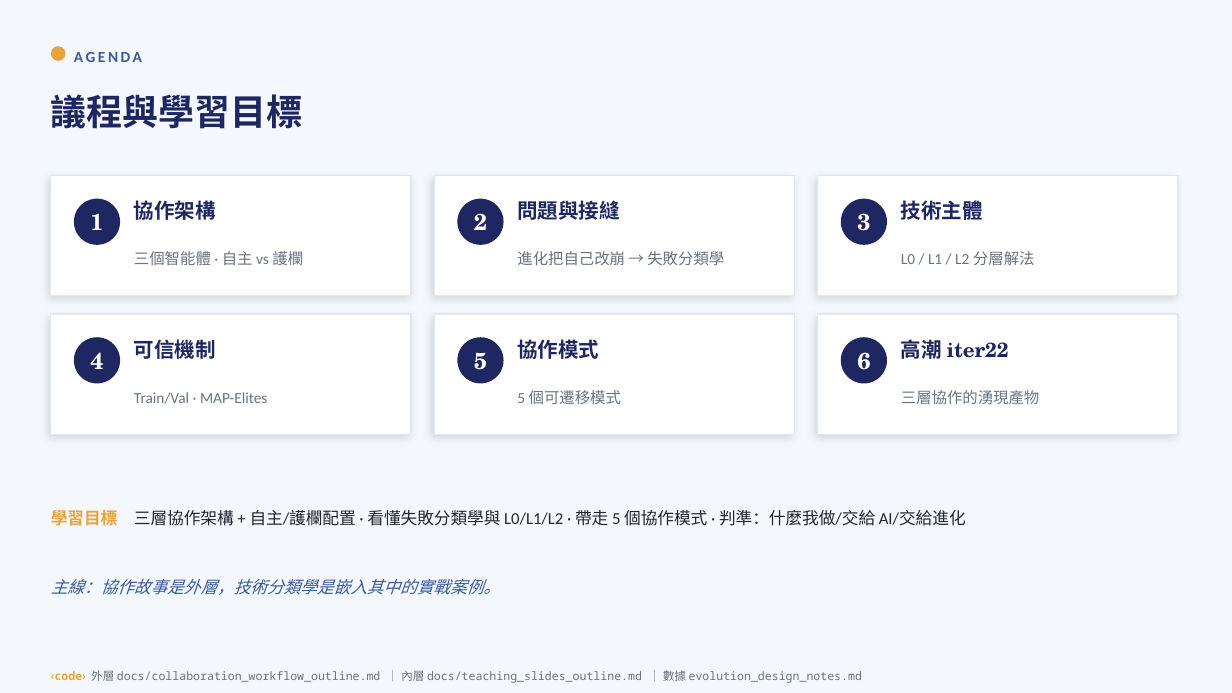
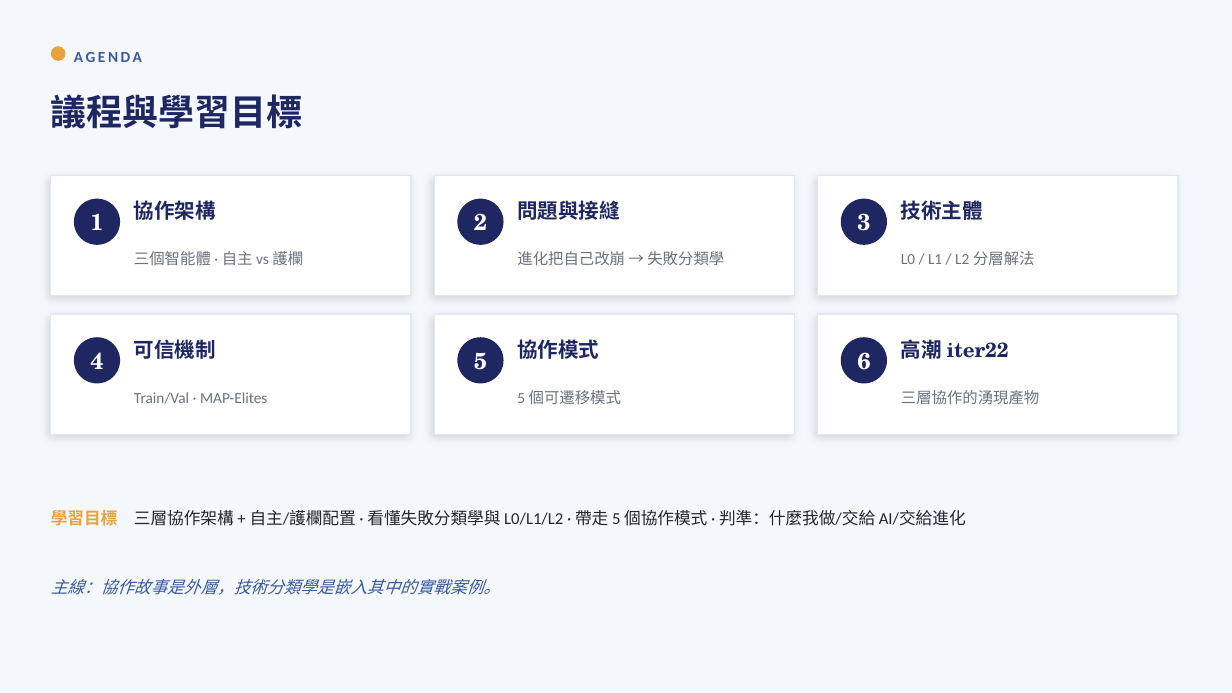
Before and after one commit to yuchieh/AgentSocietyChallenge_OpenEvolve, a slide deck: slide 3 of docs/slides/人AI進化_整合教學投影片.pptx. Drawn at 1232x693 pixels with LibreOffice and Linux fonts; fonts in the diff are those of the drawing. Boxes give left, top, right and bottom in pixels: in the first picture for what was removed or moved away, otherwise in the second. Text is boxed around its words. In the diff, an @@ line names an element or a change of style, - is before the commit and + after.

```diff
--- a/docs/slides/人AI進化_整合教學投影片.pptx
+++ b/docs/slides/人AI進化_整合教學投影片.pptx
@@ text removed at [51, 670, 862, 683] @@
-‹code› 外層 docs/collaboration_workflow_outline.md ｜ 內層 docs/teaching_slides_outline.md ｜ 數據 evolution_design_notes.md
```
Also in this commit, not shown: 10 other slides changed, 1 other file.
